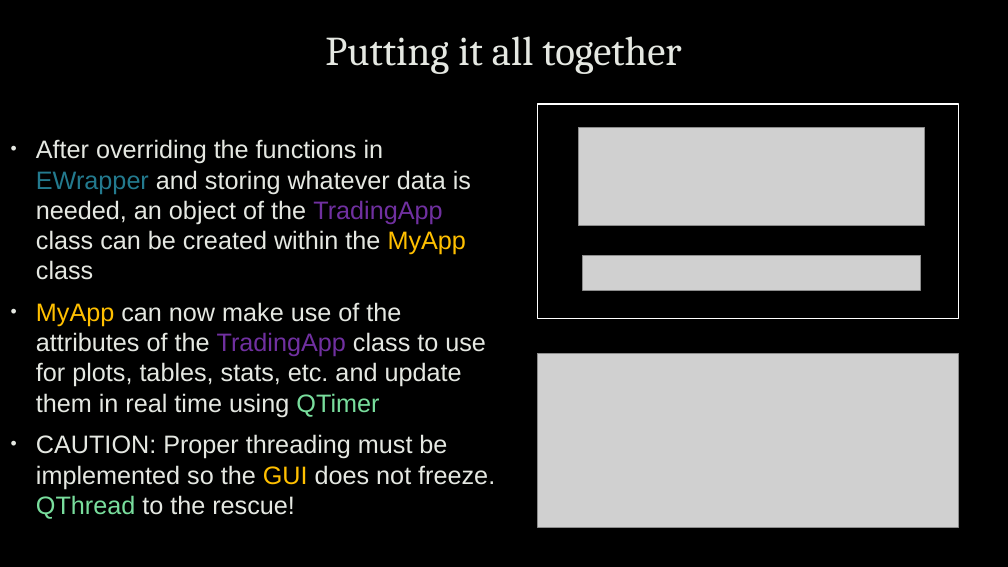
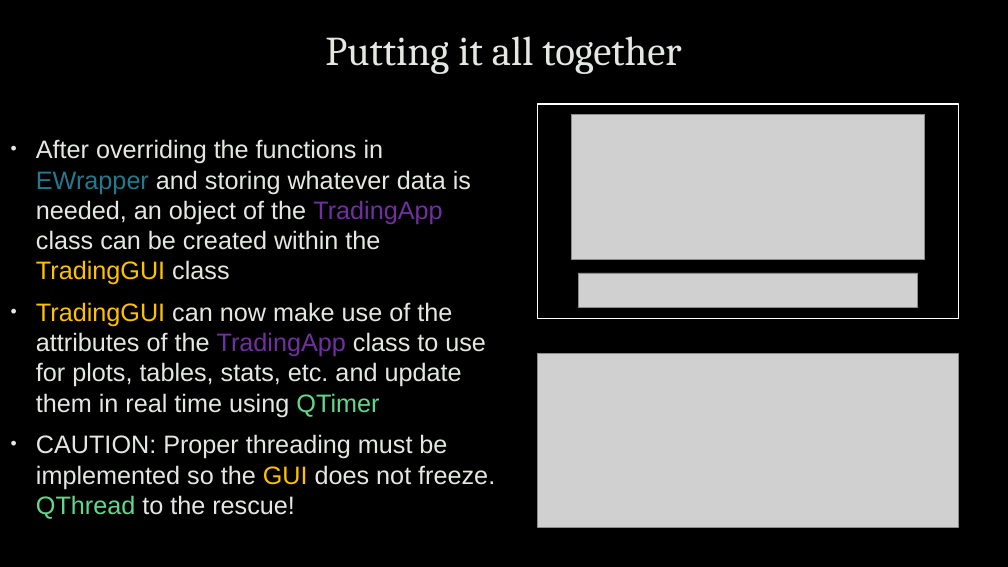
Before and after one commit to mkralis123/IB-API-Trading-System, a slide deck: slide 7 of IB API Trading System.pptx. Drawn at 1008x567 pixels with LibreOffice and Linux fonts; fonts in the diff are those of the drawing; grey boxes stand for pictures; background and template pictures are left out. Boxes give left, top, right and bottom in pixels: in the first picture for what was removed or moved away, otherwise in the second. Text is boxed around its words. In the diff, an @@ line names an element or a change of style, - is before the commit and + after.

```diff
--- a/IB API Trading System.pptx
+++ b/IB API Trading System.pptx
@@ picture: place and size @@
-picture at (578,127,925,225)
+picture at (571,114,925,259)
@@ text at (36,139,486,417): text changed @@
-• After overriding the functions in EWrapper and storing whatever data is needed, an object of the TradingApp class can be created within the MyApp class
-• MyApp can now make use of the attributes of the TradingApp class to use for plots, tables, stats, etc. and update them in real time using QTimer
+• After overriding the functions in EWrapper and storing whatever data is needed, an object of the TradingApp class can be created within the TradingGUI class
+• TradingGUI can now make use of the attributes of the TradingApp class to use for plots, tables, stats, etc. and update them in real time using QTimer
@@ picture: place and size @@
-picture at (582,256,921,290)
+picture at (578,273,917,308)
@@ text at (36,434,495,519): text colour #79DE9D to #62D88C in "QThread" @@
```
Also in this commit, not shown: 4 other slides changed, 1 slide added, 1 slide removed, 2 other files.
